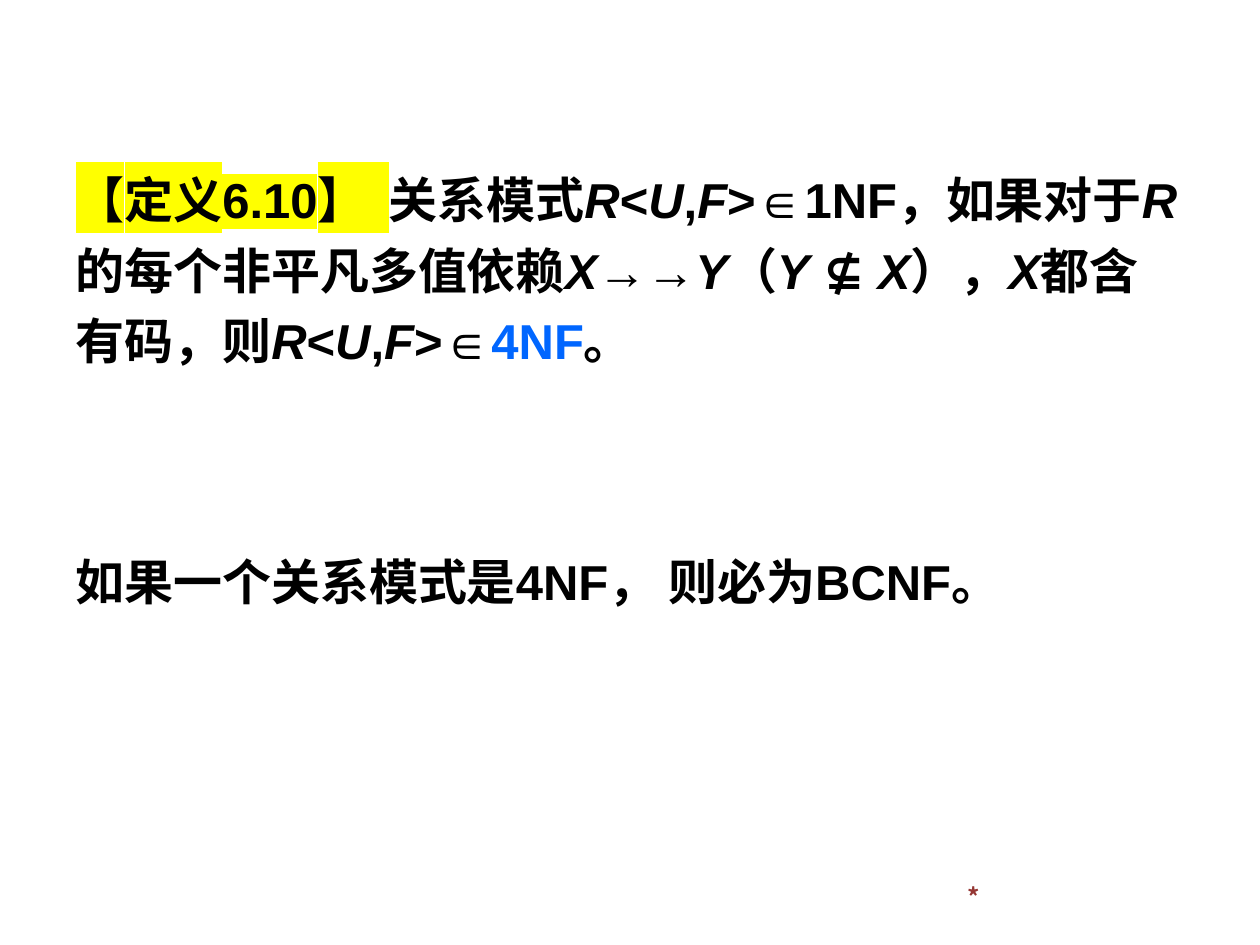
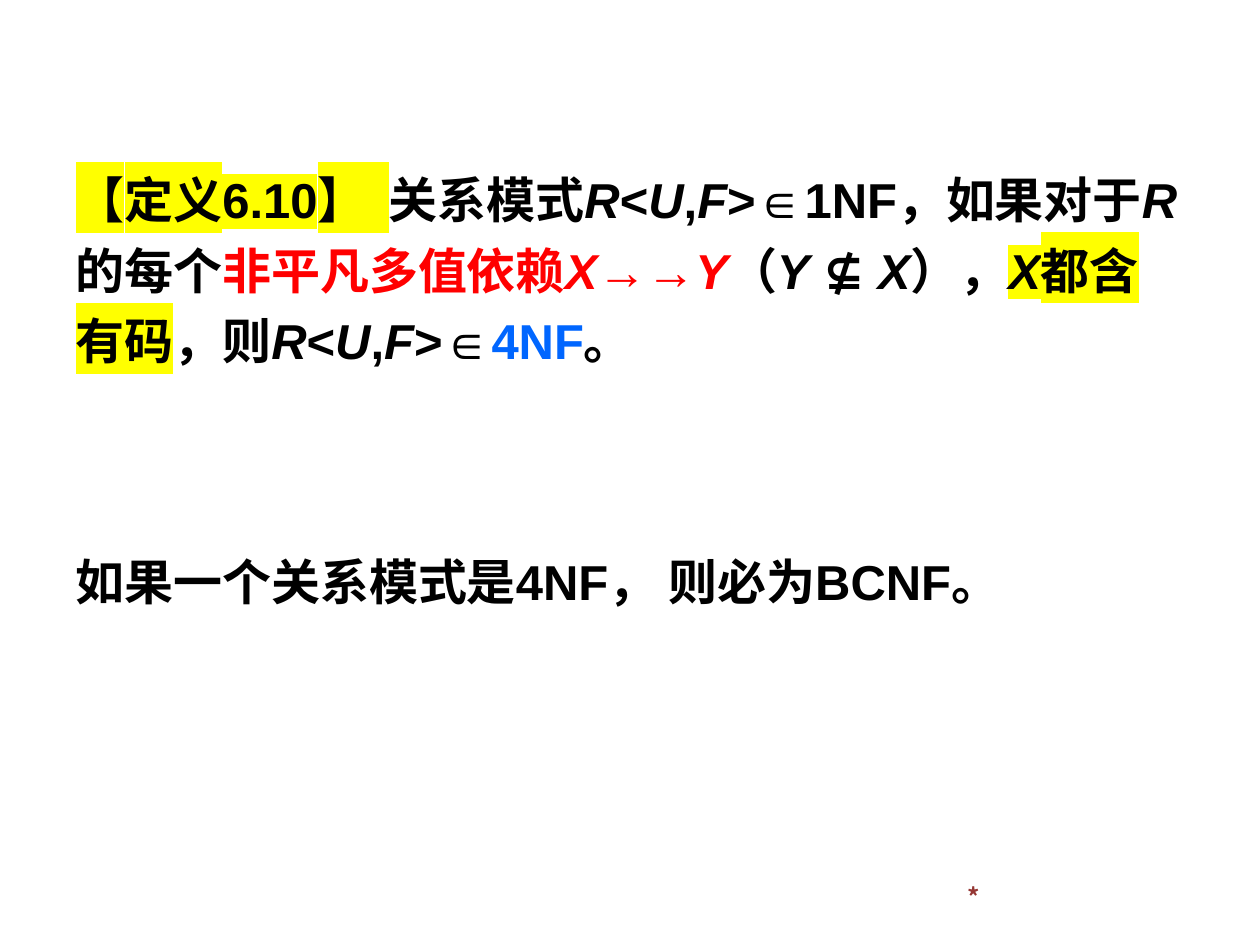
Before and after one commit to HBU/DataBase, a slide deck: slide 59 of PPT/PPT2020/DB第06章.pptx. Drawn at 1260x945 pixels with LibreOffice and Linux fonts; fonts in the diff are those of the drawing; background and template pictures are left out. Boxes give left, top, right and bottom in pixels: in the first picture for what was removed or moved away, otherwise in the second. Text is boxed around its words. In the diff, an @@ line names an element or a change of style, - is before the commit and + after.

```diff
--- a/PPT/PPT2020/DB第06章.pptx
+++ b/PPT/PPT2020/DB第06章.pptx
@@ subtitle at (76,169,1177,372): text colour #000000 to #FF0000 in "关系模式R<U,F>∈1NF，如果对于R的每个非平凡多值依赖X→→Y（Y"; highlight none to #FFFF00 in "X），X都含有码，则R<U,F>∈4NF。" @@
```
Also in this commit, not shown: 3 slides added, 10 other files.
